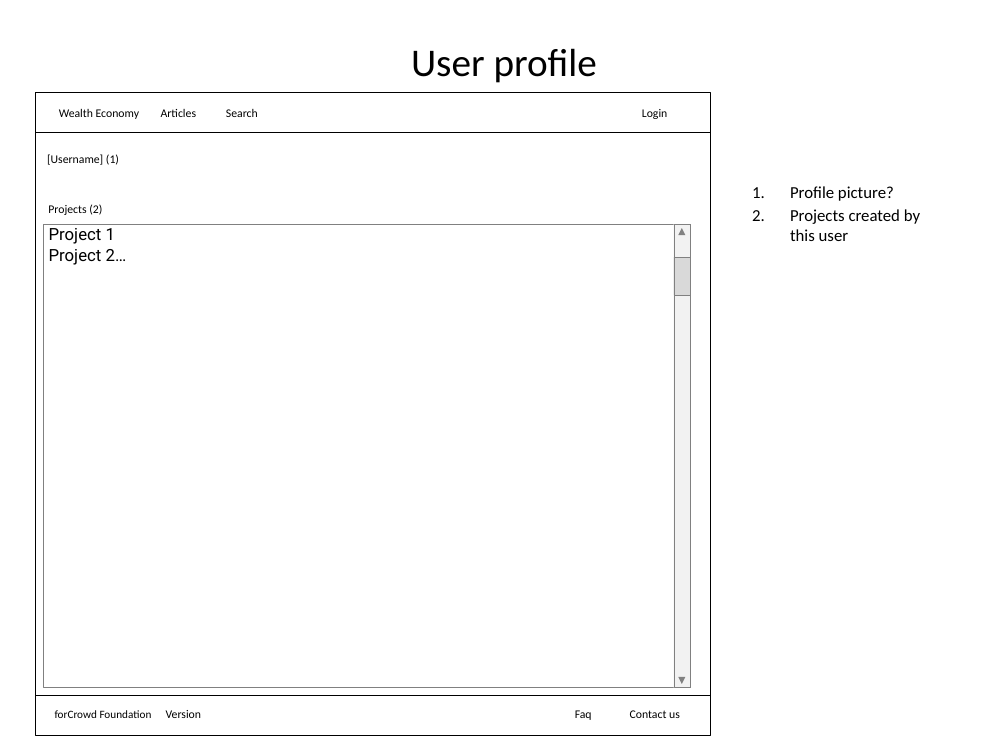
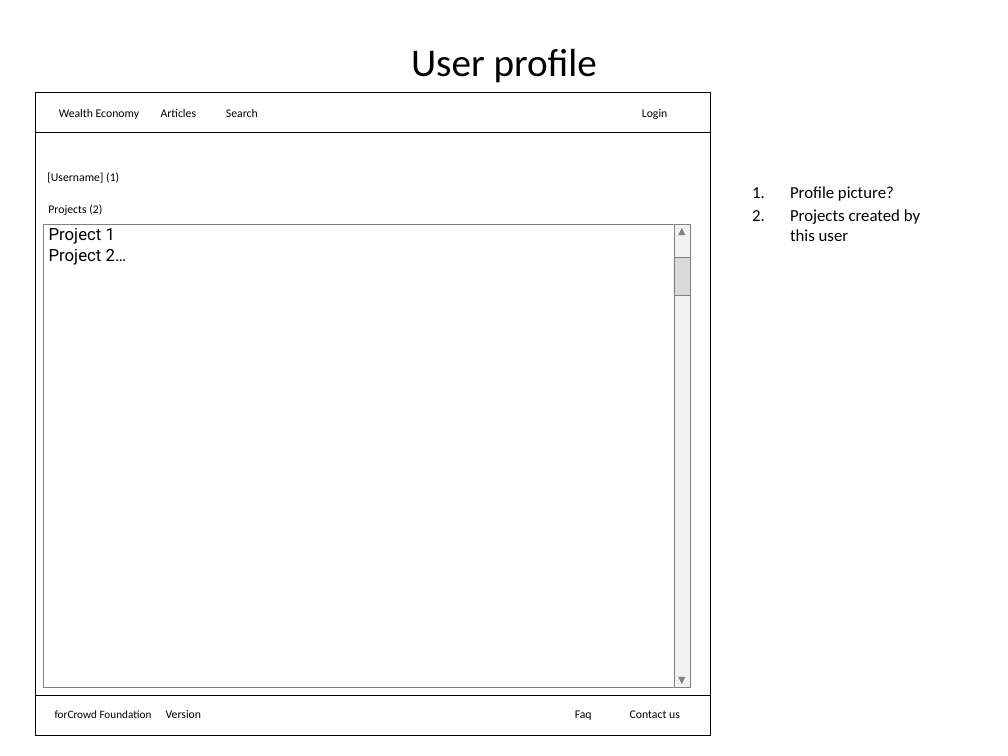
Before and after one commit to forCrowd/WealthFramework, a slide deck: slide 8 of SolutionItems/Documents/Skecthes.pptx. Drawn at 1008x756 pixels with LibreOffice and Linux fonts; fonts in the diff are those of the drawing. Boxes give left, top, right and bottom in pixels: in the first picture for what was removed or moved away, otherwise in the second. Text is boxed around its words. In the diff, an @@ line names an element or a change of style, - is before the commit and + after.

```diff
--- a/SolutionItems/Documents/Skecthes.pptx
+++ b/SolutionItems/Documents/Skecthes.pptx
@@ text "[Username] (1)": place and size @@
-text "[Username] (1)" at <box>47,154,119,165</box>
+text "[Username] (1)" at <box>47,172,119,183</box>
```
Also in this commit, not shown: 3 other slides changed, 1 slide added, 1 slide removed, 7 other files.
